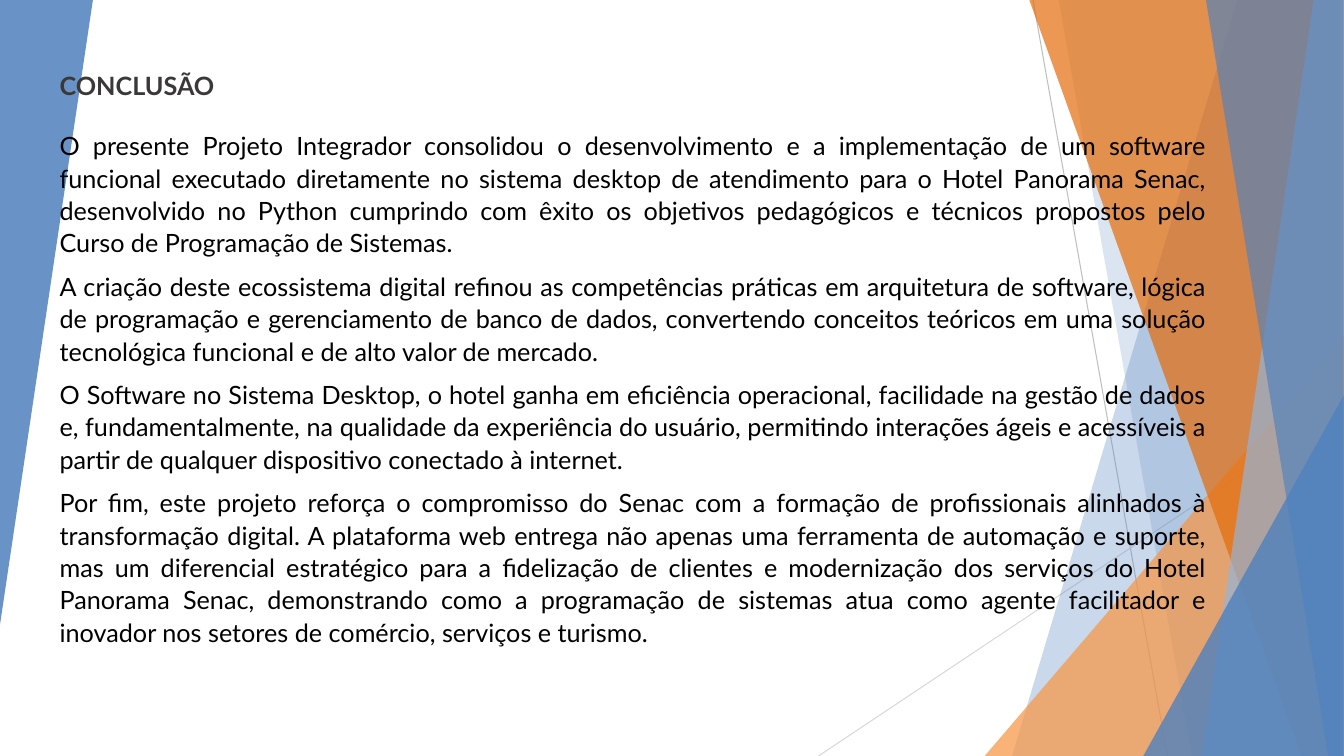
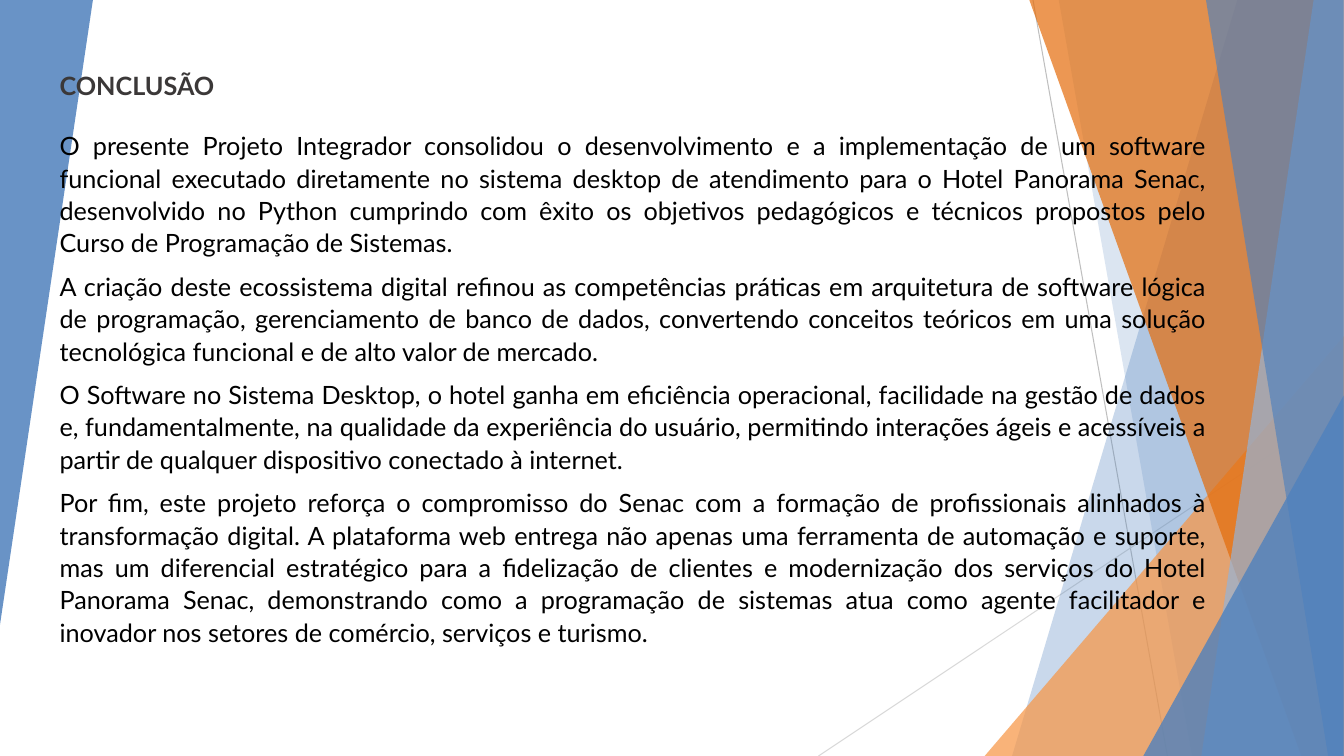
Before and after one commit to almird863/projeto-sistemas-final-reservas, a slide deck: slide 10 of documentos/PROJETO INTEGRADOR.pptx. Drawn at 1344x756 pixels with LibreOffice and Linux fonts; fonts in the diff are those of the drawing. Boxes give left, top, right and bottom in pixels: in the first picture for what was removed or moved away, otherwise in the second. Text is boxed around its words. In the diff, an @@ line names an element or a change of style, - is before the commit and + after.

```diff
--- a/documentos/PROJETO INTEGRADOR.pptx
+++ b/documentos/PROJETO INTEGRADOR.pptx
@@ text at [60, 274, 1206, 365]: text changed @@
-A criação deste ecossistema digital refinou as competências práticas em arquitetura de software, lógica de programação e gerenciamento de banco de dados, convertendo conceitos teóricos em uma solução tecnológica funcional e de alto valor de mercado.
+A criação deste ecossistema digital refinou as competências práticas em arquitetura de software lógica de programação, gerenciamento de banco de dados, convertendo conceitos teóricos em uma solução tecnológica funcional e de alto valor de mercado.
```
Also in this commit, not shown: 6 other slides changed, 1 slide added, 1 slide removed, 1 other file.
